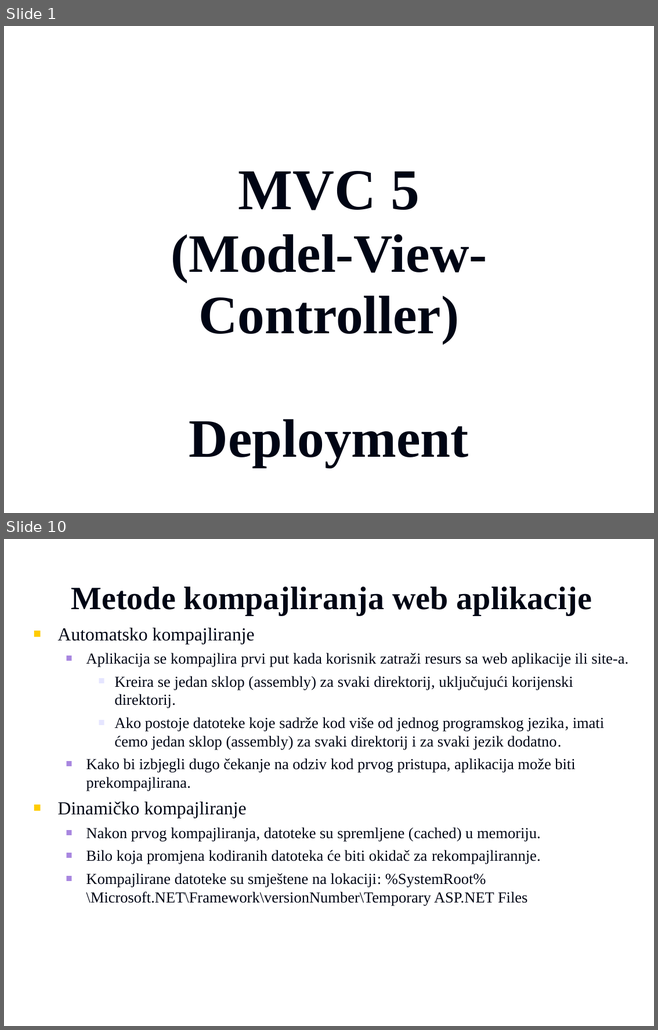
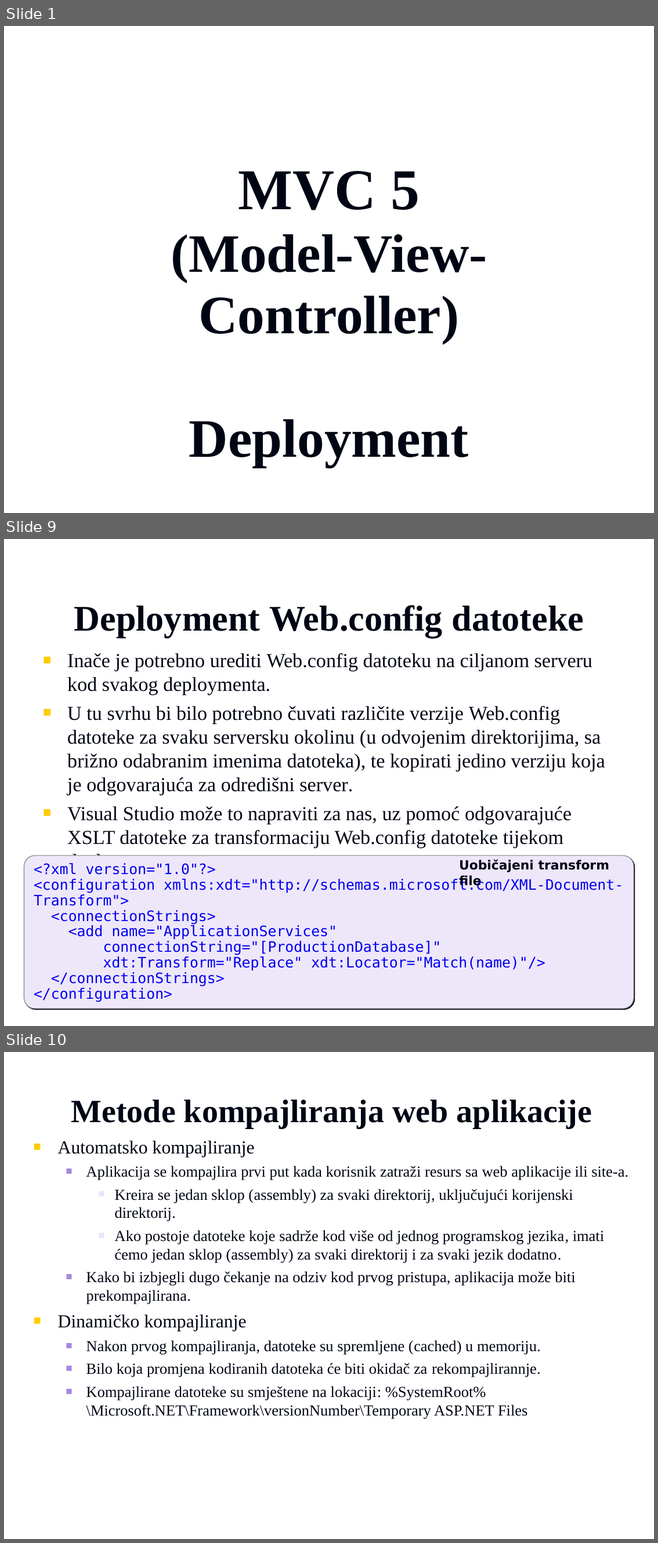
Before and after one commit to vzdesic/PZI, a slide deck: PPTs/18 MVC deployment.ppt. Shown one above the other, each under a label of ours: slides 1 and 10 before the commit, slides 1, 9 and 10 after it; the slides between them are not shown. The pictures are 658x1030 and 658x1543 pixels, drawn with LibreOffice and Linux fonts; fonts in the diff are those of the drawing; background and template pictures are left out. Boxes give left, top, right and bottom in pixels: in the first picture for what was removed or moved away, otherwise in the second. Text is boxed around its words. In the diff, an @@ line names an element or a change of style, - is before the commit and + after.

```diff
--- a/PPTs/18 MVC deployment.ppt
+++ b/PPTs/18 MVC deployment.ppt
@@ slide 9 added at [4,539,654,1026], background picture (left out) @@
@@ title added at [74,605,583,638], 40 pt, text #000514, bold @@
+Deployment Web.config datoteke
@@ text added at [67,653,605,872], 22 pt, text #000514 @@
+■ Inače je potrebno urediti Web.config datoteku na ciljanom serveru kod svakog deploymenta.
+■ U tu svrhu bi bilo potrebno čuvati različite verzije Web.config datoteke za svaku serversku okolinu (u odvojenim direktorijima, sa brižno odabranim imenima datoteka), te kopirati jedino verziju koja je odgovarajuća za odredišni server.
+■ Visual Studio može to napraviti za nas, uz pomoć odgovarajuće XSLT datoteke za transformaciju Web.config datoteke tijekom deploymenta.
@@ rounded rectangle added at [24,855,633,1009], fill #EEE7F9, outline #808080 0.74 pt, 16 pt, text #0000F2 @@
+<?xml version="1.0"?>
+<configuration xmlns:xdt="http://schemas.microsoft.com/XML-Document-Transform">
+<connectionStrings>
+<add name="ApplicationServices"
+connectionString="[ProductionDatabase]"
+xdt:Transform="Replace" xdt:Locator="Match(name)"/>
+</connectionStrings>
+</configuration>
@@ text added at [459,860,609,888], 14 pt, text #000514, bold @@
+Uobičajeni transform file
```
Also in this commit, not shown: 5 slides changed, 2 other slides added, 3 slides removed, 3 other files.
